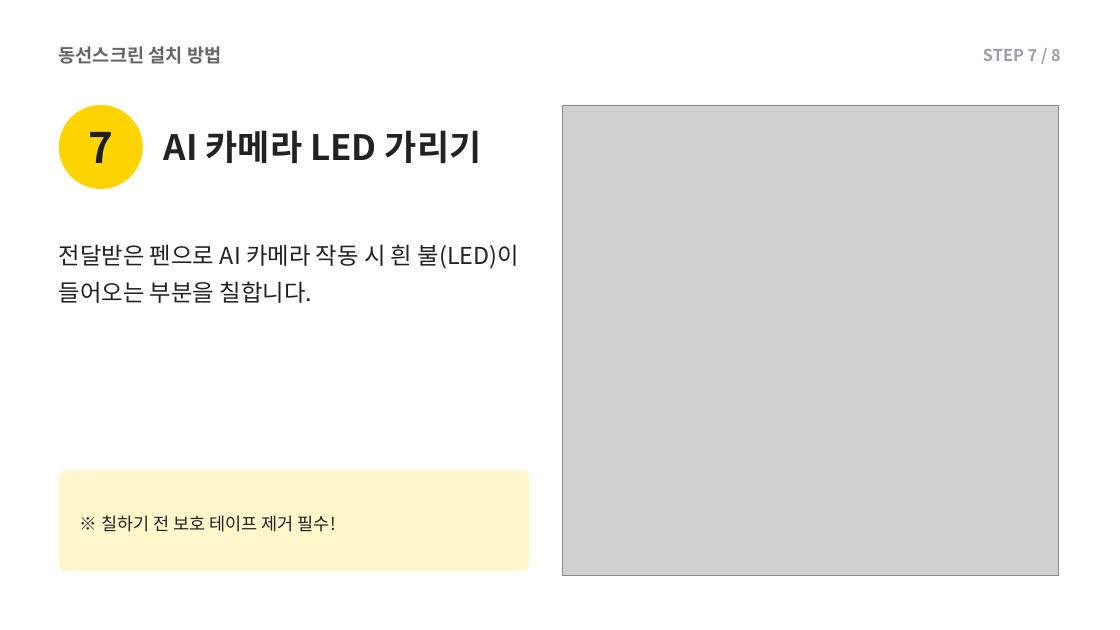
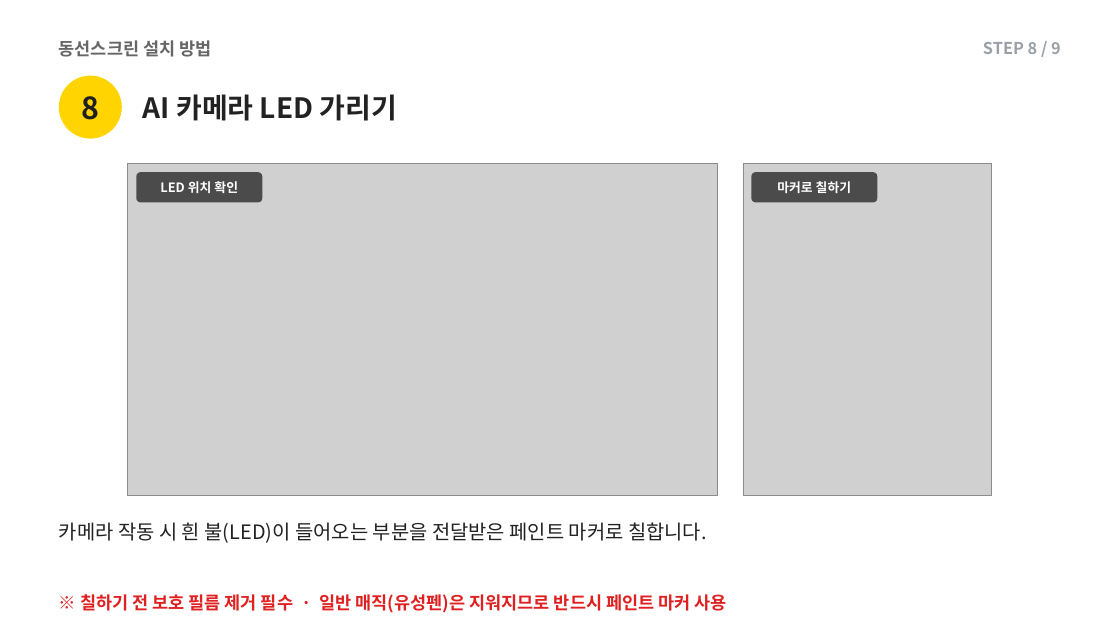
Before and after one commit to alsdn2947/ars, a slide deck: slide 13 of 이마트_AI카메라_설치매뉴얼.pptx (slide 10 before the commit). Drawn at 1120x630 pixels with LibreOffice and Linux fonts; fonts in the diff are those of the drawing; grey boxes stand for pictures. Boxes give left, top, right and bottom in pixels: in the first picture for what was removed or moved away, otherwise in the second. Text is boxed around its words. In the diff, an @@ line names an element or a change of style, - is before the commit and + after.

```diff
--- a/이마트_AI카메라_설치매뉴얼.pptx
+++ b/이마트_AI카메라_설치매뉴얼.pptx
@@ text "동선스크린 설치 방법" at box(59, 40, 211, 57): size 16 to 15 pt @@
@@ text at box(983, 42, 1061, 54): text changed @@
-STEP 7 / 8
+STEP 8 / 9
@@ ellipse: place and size @@
-ellipse at box(59, 105, 143, 189)
+ellipse at box(59, 76, 122, 139)
@@ text "AI 카메라 LED 가리기": place and size @@
-text "AI 카메라 LED 가리기" at box(164, 130, 482, 163)
+text "AI 카메라 LED 가리기" at box(143, 94, 397, 121)
@@ text "AI 카메라 LED 가리기" at box(143, 94, 397, 121): size 30 to 24 pt @@
@@ text added at box(81, 96, 99, 120), 26 pt, text #1F1F1F, bold @@
+8
@@ picture removed at box(563, 105, 1059, 576) @@
@@ text removed at box(88, 132, 113, 163) @@
-7
@@ picture added at box(128, 164, 718, 496) @@
@@ rounded rectangle added at box(136, 172, 262, 202), fill #1F1F1F at 75% opacity @@
@@ picture added at box(743, 164, 991, 496) @@
@@ rounded rectangle added at box(751, 172, 877, 202), fill #1F1F1F at 75% opacity @@
@@ text added at box(160, 181, 238, 193), 11 pt, text #FFFFFF, bold @@
+LED 위치 확인
@@ text added at box(777, 181, 851, 193), 11 pt, text #FFFFFF, bold @@
+마커로 칠하기
@@ rounded rectangle removed at box(59, 471, 529, 571) @@
@@ text at box(59, 522, 707, 543): text changed; size 20 to 17 pt @@
-전달받은 펜으로 AI 카메라 작동 시 흰 불(LED)이 들어오는 부분을 칠합니다.
+카메라 작동 시 흰 불(LED)이 들어오는 부분을 전달받은 페인트 마커로 칠합니다.
@@ text removed at box(101, 515, 336, 532) @@
-※ 칠하기 전 보호 테이프 제거 필수!
@@ text added at box(80, 591, 727, 614), 15 pt, text #E02020, bold @@
+※ 칠하기 전 보호 필름 제거 필수 · 일반 매직(유성펜)은 지워지므로 반드시 페인트 마커 사용
```
Also in this commit, not shown: 17 other slides changed, 5 slides added, 1 slide removed.
